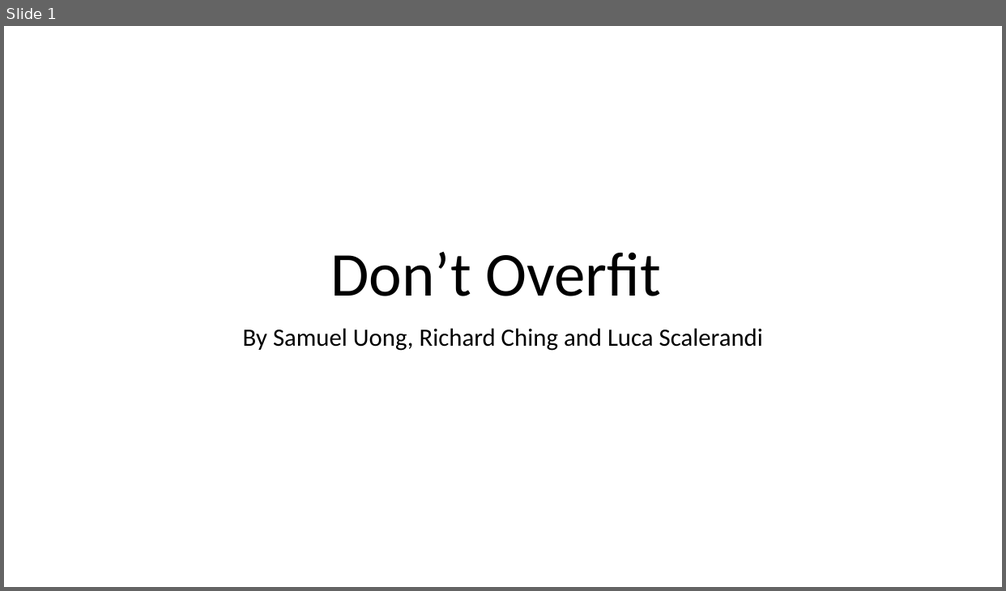
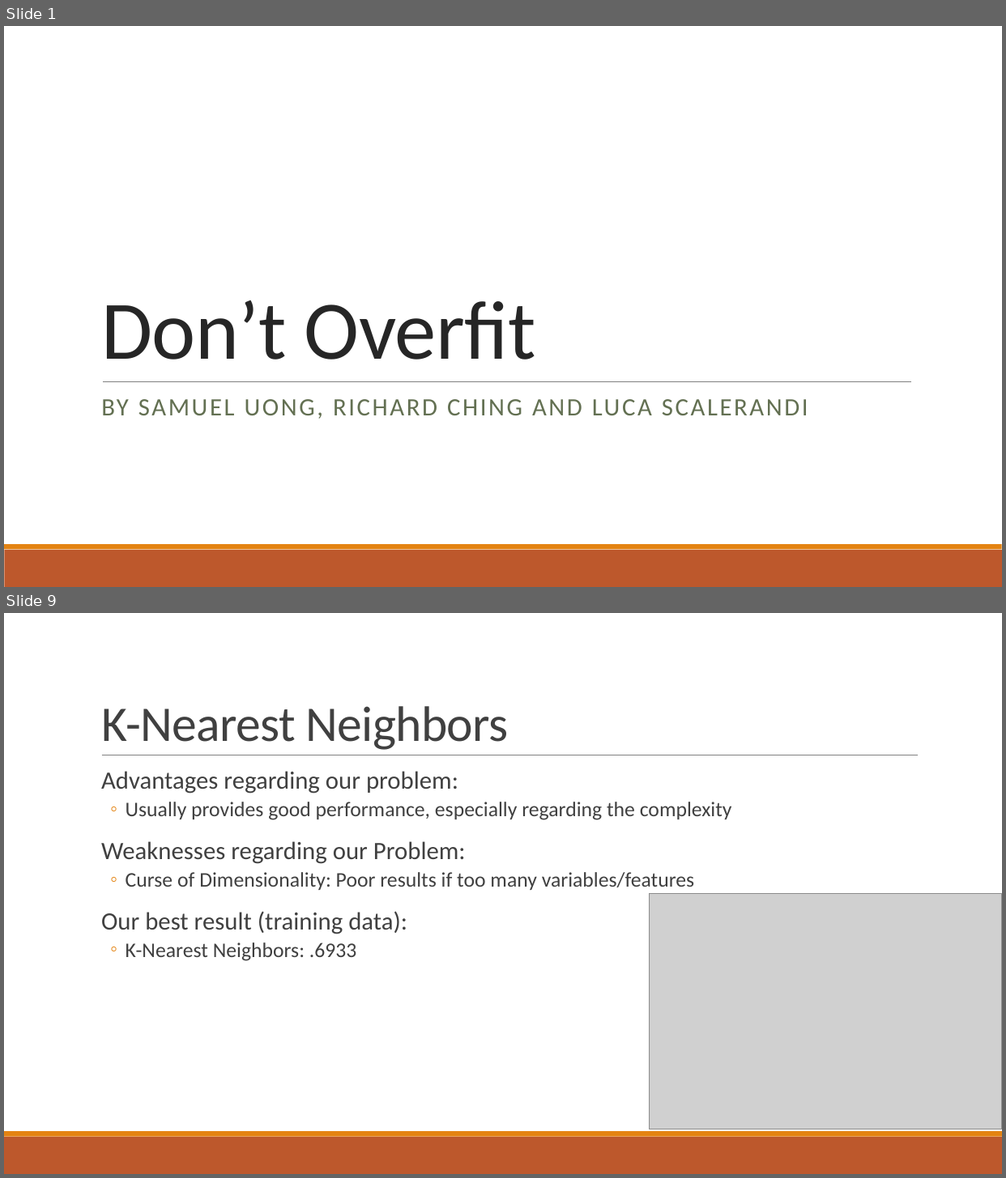
Before and after one commit to suong4554/Machine-Learning-Poly-U, a slide deck: Presentation.pptx. Shown one above the other, each under a label of ours: slide 1 before the commit, slides 1 and 9 after it; the slides between them are not shown. The pictures are 1006x591 and 1006x1178 pixels, drawn with LibreOffice and Linux fonts; fonts in the diff are those of the drawing; grey boxes stand for pictures. Boxes give left, top, right and bottom in pixels: in the first picture for what was removed or moved away, otherwise in the second. Text is boxed around its words. In the diff, an @@ line names an element or a change of style, - is before the commit and + after.

```diff
--- a/Presentation.pptx
+++ b/Presentation.pptx
@@ slide 9 added at [4,613,1002,1174], background #FFFFFF; not listed: 2 template elements that a slide beside it also shows @@
@@ title added at [101,706,509,750], 48 pt, text #404040 @@
+K-Nearest Neighbors
@@ line added from (102, 756) to (918, 756), #808080 0.5 pt @@
@@ text added at [101,771,732,961], 20 pt, text #404040 @@
+  Advantages regarding our problem:
+  ◦ Usually provides good performance, especially regarding the complexity
+  Weaknesses regarding our Problem:
+  ◦ Curse of Dimensionality: Poor results if too many variables/features
+  Our best result (training data):
+  ◦ K-Nearest Neighbors: .6933
@@ picture added at [650,894,1002,1130] @@
@@ slide 1 changed as well @@
@@ title "Don’t Overfit": place and size @@
-title "Don’t Overfit" at [331,252,661,297]
+title "Don’t Overfit" at [101,301,536,360]
@@ title "Don’t Overfit" at [101,301,536,360]: size 60 to 80 pt, text colour #000000 to #262626, letter spacing 0 to -0.5 pt; alignment centre to left; line spacing 0.9 to 0.85 @@
@@ line added from (103, 382) to (911, 382), #808080 0.5 pt @@
@@ subtitle at [101,399,808,419]: text changed; text colour #000000 to #637052 @@
-By Samuel Uong, Richard Ching and Luca Scalerandi
+BY SAMUEL UONG, RICHARD CHING AND LUCA SCALERANDI
@@ rectangle added at [4,550,1002,587], fill #BD582C @@
@@ rectangle added at [4,544,1002,550], fill #E48312 @@
```
Also in this commit, not shown: 9 other slides changed, 4 other slides added, 2 slides removed.
